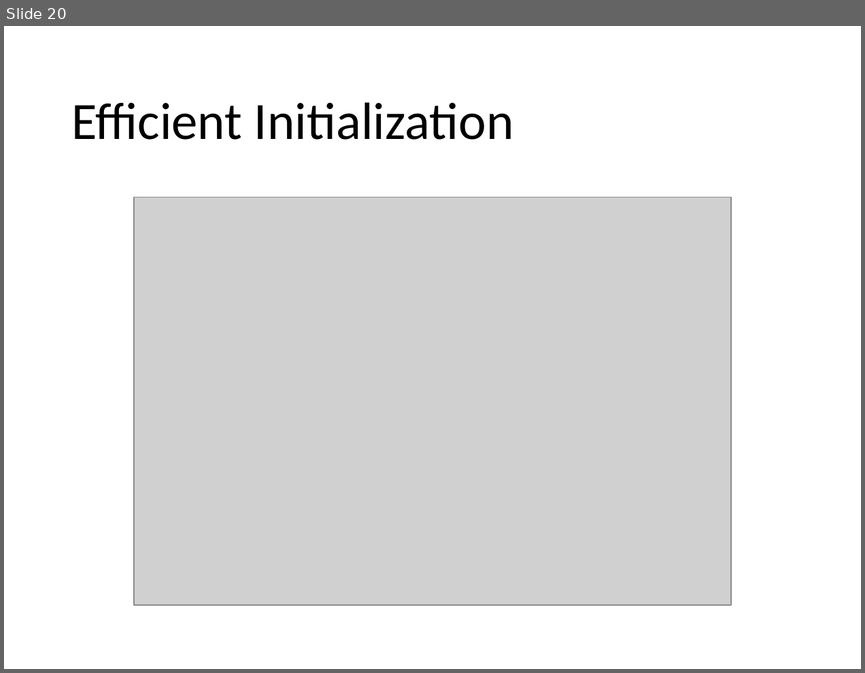
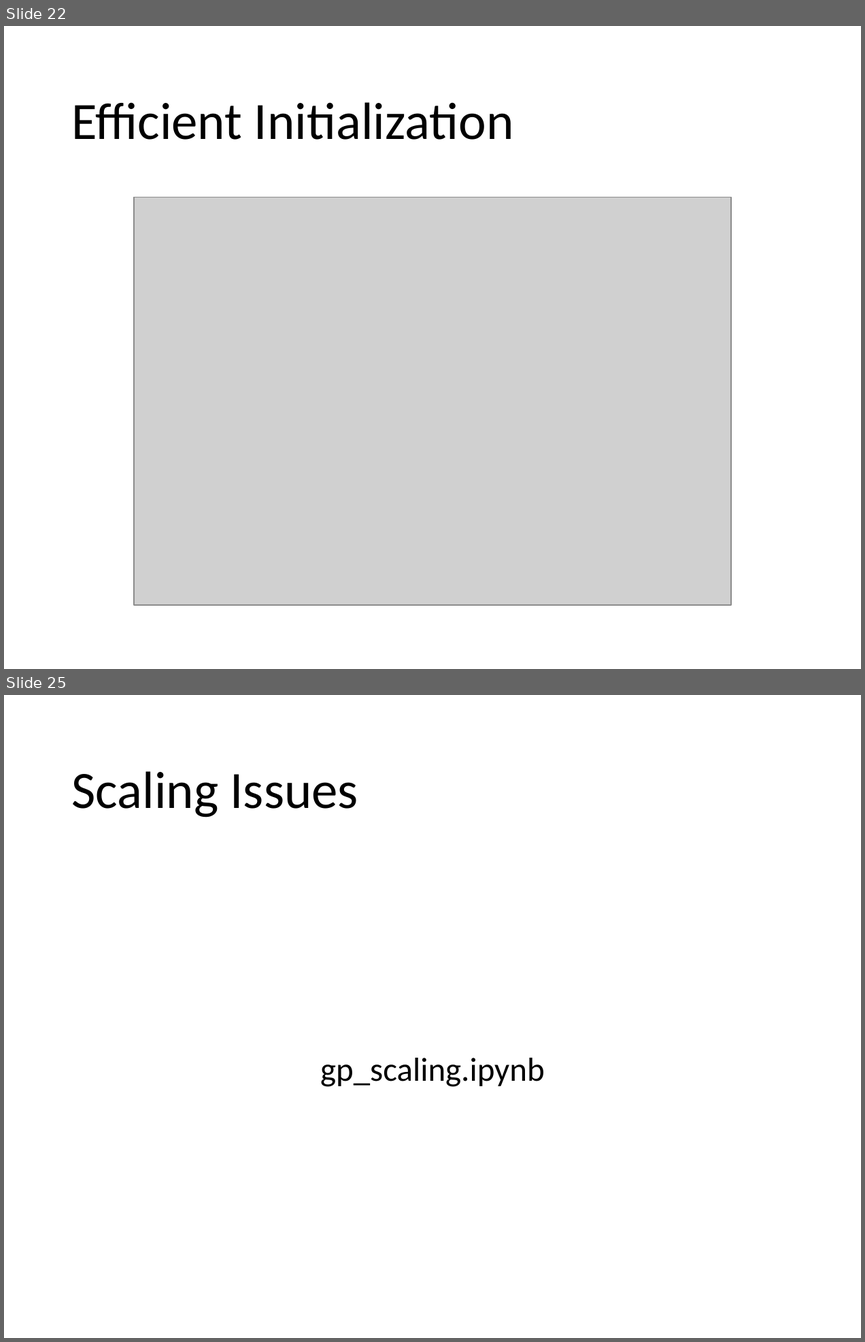
Before and after one commit to jkingphd/practical_bayes_opt, a slide deck: Data_science_nashville_jkk.pptx. Shown one above the other, each under a label of ours: slide 20 before the commit, slides 22 and 25 after it; the slides between them are not shown. The pictures are 865x673 and 865x1342 pixels, drawn with LibreOffice and Linux fonts; fonts in the diff are those of the drawing; grey boxes stand for pictures. Boxes give left, top, right and bottom in pixels: in the first picture for what was removed or moved away, otherwise in the second. Text is boxed around its words. In the diff, an @@ line names an element or a change of style, - is before the commit and + after.

Commit message:
Added scaling notebook and new images for Powerpoint. Also updated to PPT.

```diff
--- a/Data_science_nashville_jkk.pptx
+++ b/Data_science_nashville_jkk.pptx
@@ slide 25 added at (4, 695, 861, 1338), background #FFFFFF @@
@@ title added at (71, 771, 358, 817), 44 pt, text #000000 @@
+Scaling Issues
@@ text added at (320, 1057, 545, 1087), 28 pt, text #000000 @@
+gp_scaling.ipynb
@@ what was slide 20 is now slide 22 @@
```
Also in this commit, not shown: 4 slides changed, 5 other slides added, 1 slide removed, 9 other files.
